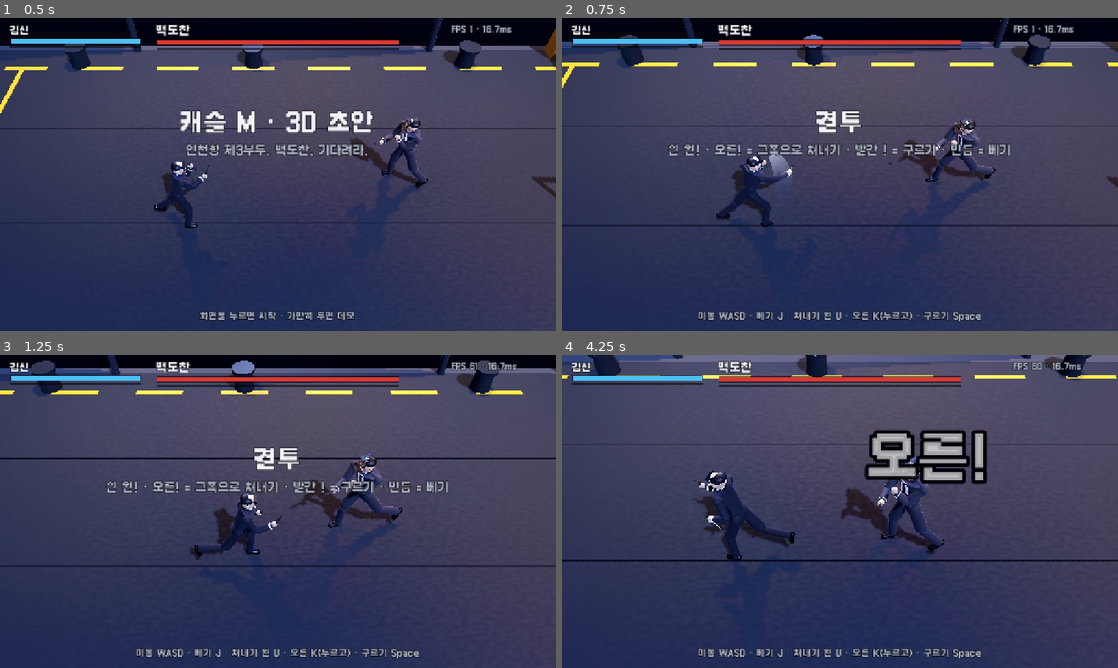
Above: before the commit, frames 1-4 (two rows, left to right).
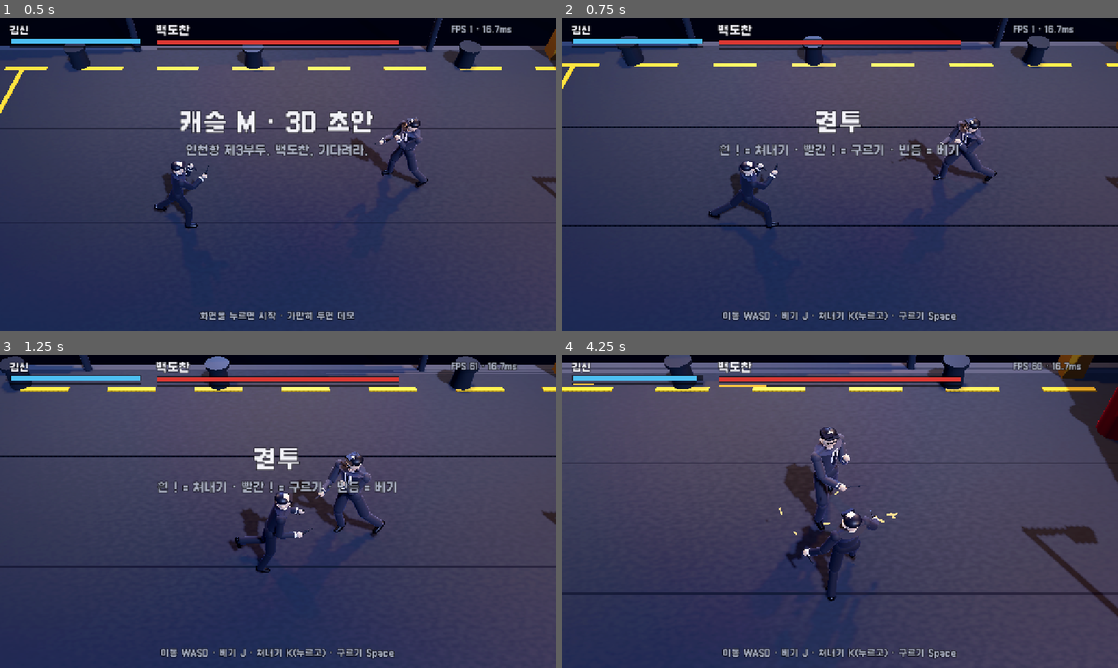
Above: after the commit, the same moments.

Repository: hipiboy7/castle_M3D
Game: Godot game, scene res://main.tscn
The game is run twice, just before and just after one commit, with the same random seed, the same clock (stepped at 60 frames per second) and the same inputs.
Inputs (mouse positions are in pixels of both pictures, inside the frame that each line leads up to):
- Up to frame 1 (0.5 s): no input
- Up to frame 2 (0.75 s): move the mouse to (962, 158) at 0.52 s; hold D (right) from 0.53 s (still down); hold U (parry_l, bound only before the commit) from 0.53 s (still down); tap J (attack) at 0.6 s; click (962, 158) at 0.67 s
- Up to frame 3 (1.25 s): keep holding D (right); keep holding U (parry_l, bound only before the commit)
- Up to frame 4 (4.25 s): release D (right) at 1.25 s; release U (parry_l, bound only before the commit) at 1.25 s; drag from (728, 527) to (812, 574) at 1.27 s; move the mouse to (895, 442) at 2.02 s; hold D (right) 2.03-2.75 s; hold K (parry_r, bound only before the commit) 2.03-2.75 s; tap Space (roll) at 2.3 s; drag from (812, 574) to (673, 464) at 2.77 s; move the mouse to (1006, 558) at 3.52 s; hold A (left) from 3.53 s (still down); tap Z at 3.6 s; tap X at 3.8 s

Frame 1 is identical in both runs. In frame 2, 5.5% of the frame differs, in the area x 0-100%, y 0-98%; in frame 3, 13%; in frame 4, 24%, in the area x 0-100%, y 0-100%.

Commit message:
쳐내기 버튼 하나로 되돌림 · 왼쪽 · 오른쪽은 쳐내는 동작 방향만 · 늦은 쳐내기 6프레임 · 맞은 자리 불꽃 빛 줄임
폰 리뷰(사용자): "타이밍이 맞으면 쳐내지는 방향을 그렇게 만들어달라는 거였어. 쳐내기 버튼은 하나로 … 조금 더 늦게 눌러도 되도록"
- world.gd LATE_PARRY: 서 있던 김신이 쳐낼 수 있는 공격에 닿으면 맞음을 6프레임 미루고, 그 사이 누르면 쳐내기(보스 쪽은 미루지 않음)
- 쳐내는 팔: 누를 때 상대 공격 쪽 팔을 세우고, 성공하면 맞은 공격 쪽 팔로 튕김(FLICK 좌우 뒤집기)
- 준비 자세가 일찍 보이게 ease-out, 맞은 자리 점광 3.0 → 1.0 · 반경 4 → 1.6m
- 테스트: 반대쪽 막기 → 늦은 쳐내기 · 안 누르면 미룬 맞음 (12개)

Co-Authored-By: Claude Opus 5.5 <noreply@anthropic.com>

Diff:
--- a/src/combat/boss_ai.gd
+++ b/src/combat/boss_ai.gd
@@ -4,7 +4,6 @@
 ## 초안에서 뺀 것: 쓸어 베기(점프가 없다) · 손등 받기 · 엇박 찌르기(원조) · 동요 · 전력 컷인 연출.
 
 const Fighter = preload("res://src/combat/fighter.gd")
-const Moves = preload("res://src/data/moves.gd")
 
 const PATTERNS := {
 	"sashimi3": [["b_slash1", 6], ["b_slash2", 8], ["b_thrust", 0]],
@@ -83,7 +82,6 @@
 		seen_attack = foe.attack_id
 		if rng.randf() < parry_rate:
 			it["parry"] = true
-			it["parry_side"] = Moves.parry_side(foe.move)
 			it["parry_held"] = true
 			parry_hold = Fighter.PARRY_MIN + 2
 			return it
--- a/src/combat/bot.gd
+++ b/src/combat/bot.gd
@@ -1,5 +1,5 @@
 extends RefCounted
-## 자동 플레이 봇 (김신 쪽) — 예고 표시만 보고 받는다: 흰 ! 는 표시된 쪽(왼 · 오른)으로 쳐내기, 빨간 ! 는 구르기.
+## 자동 플레이 봇 (김신 쪽) — 예고 표시만 보고 받는다: 흰 ! 는 쳐내기, 빨간 ! 는 구르기.
 ## castle_M BotController 처럼 '표시만 보고 이길 수 있는지'로 예고의 공정성을 확인하고, 데모 · 자동 점검에 쓴다.
 ## skill 은 제때 누를 확률(사람처럼 가끔 놓친다). 같은 시드면 같은 결과.
 
@@ -38,7 +38,6 @@
 			answered = foe.attack_id
 			if rng.randf() < skill:
 				it["parry"] = true
-				it["parry_side"] = tel[2]
 				it["parry_held"] = true
 				hold = Fighter.PARRY_MIN
 			return it
--- a/src/combat/fighter.gd
+++ b/src/combat/fighter.gd
@@ -9,7 +9,7 @@
 const ROLL_T := 20
 const ROLL_IFRAMES := Vector2i(2, 14)
 const ROLL_DIST := 2.2
-const PARRY_WINDOW := 7          # 누른 뒤 이 프레임 안에 들어오는 쪽(Moves.parry_side)으로 받으면 '쳐내기'
+const PARRY_WINDOW := 7          # 누른 뒤 이 프레임 안에 칼을 받으면 '칼날 쳐내기' (늦게 누른 것은 world.gd LATE_PARRY)
 const PARRY_MIN := 12            # 짧게 눌러도 이만큼은 막는 자세
 const PARRY_END := 8             # 막기를 풀고 돌아오는 동안은 빈틈
 const PARRY_SPAM := 24           # 막기를 푼 뒤 이 안에 다시 누르면 판정 창이 줄어든다
@@ -53,8 +53,7 @@
 var intent := {}
 var buf_attack := 0
 var buf_parry := 0
-var buf_parry_side := "R"
-var parry_side := "R"            # 지금 쳐내는 쪽 (L 왼 · R 오른, 내 기준) — 반대쪽이면 막기만 된다
+var parry_side := "R"            # 쳐내는 동작 방향 (L 왼팔 · R 오른팔, 그림용) — 판정과 관계없다
 var buf_roll := 0
 var parry_bonus := 0
 var last_parry_end := -999
@@ -123,14 +122,14 @@
 	return state == "parry" and t <= PARRY_WINDOW + parry_bonus + parry_extra
 
 
-## 예고: [종류, 판정까지 남은 프레임, 쳐낼 쪽] — 종류 parry(흰 !) · unblock(빨간 !), 쪽은 받는 사람 기준 L · R. 없으면 [].
+## 예고: [종류, 판정까지 남은 프레임] — 종류 parry(흰 !) · unblock(빨간 !). 예고가 없으면 [].
 func telegraph() -> Array:
 	if state != "attack" or str(move["telegraph"]) == "":
 		return []
 	var left := int(move["startup"]) - t
 	if left < 0:
 		return []
-	return [str(move["telegraph"]), left, Moves.parry_side(move)]
+	return [str(move["telegraph"]), left]
 
 
 func dir_to(other) -> Vector2:
@@ -148,7 +147,6 @@
 		buf_attack = ATTACK_BUFFER
 	if intent.get("parry", false):
 		buf_parry = PARRY_BUFFER
-		buf_parry_side = str(intent.get("parry_side", "R"))
 	if intent.get("roll", false):
 		buf_roll = ROLL_BUFFER
 
@@ -156,8 +154,6 @@
 func _decay_buffers() -> void:
 	buf_attack = ATTACK_BUFFER if intent.get("attack", false) else maxi(0, buf_attack - 1)
 	buf_parry = PARRY_BUFFER if intent.get("parry", false) else maxi(0, buf_parry - 1)
-	if intent.get("parry", false):
-		buf_parry_side = str(intent.get("parry_side", "R"))
 	buf_roll = ROLL_BUFFER if intent.get("roll", false) else maxi(0, buf_roll - 1)
 
 
@@ -182,10 +178,7 @@
 		"attack":
 			_tick_attack()
 		"parry":
-			if buf_parry > 0 and buf_parry_side != parry_side:
-				_start_parry()                       # 반대쪽으로 바꿔 쳐내기 — 다시 누른 셈이라 판정 창이 줄어든다
-				parry_bonus = -3
-			elif t >= PARRY_MIN and not intent.get("parry_held", false):
+			if t >= PARRY_MIN and not intent.get("parry_held", false):
 				last_parry_end = clock
 				set_state("parry_end")
 		"parry_end":
@@ -309,7 +302,9 @@
 
 func _start_parry() -> void:
 	buf_parry = 0
-	parry_side = buf_parry_side
+	var tg = target()
+	if tg != null and tg.state == "attack":
+		parry_side = Moves.parry_side(tg.move)      # 상대가 내는 공격 쪽 팔을 세운다
 	parry_bonus = -3 if clock - last_parry_end < PARRY_SPAM else 0
 	set_state("parry")
 
--- a/src/combat/world.gd
+++ b/src/combat/world.gd
@@ -1,5 +1,5 @@
 extends RefCounted
-## 결투 판정 — 공격 판정 · 구르기 무적 · 왼쪽 · 오른쪽 쳐내기 · 막기 · 체간 · 빈틈 · 제압 · 역경직 · 페이즈.
+## 결투 판정 — 공격 판정 · 구르기 무적 · 칼날 쳐내기(늦은 쳐내기) · 막기 · 체간 · 빈틈 · 제압 · 역경직 · 페이즈.
 ## castle_M `castle_m/action/combat.py` 와 P2 설계서 8.3절(보스 규칙)의 수치를 초안 크기로 옮겼다.
 ## 순수 로직이라 테스트(tests/test_combat.gd)와 자동 플레이(--autoplay)가 그림 없이 돌린다.
 
@@ -13,6 +13,8 @@
 const FINISHER_CAP_BOSS := 0.08          # 보스에게 제압 피해는 최대 체력의 8%
 const PHASE2_AT := 0.55                  # 1차 체력 바닥 — 여기서 2차로
 const PHASE2_FREEZE := 50                # 2차로 넘어가는 동안 멈춤(컷인)
+const LATE_PARRY := 6                    # 늦은 쳐내기: 서 있던 김신이 맞으면 맞음을 이만큼 미루고, 그 사이 누르면 쳐내기
+                                         # (휘두름이 보이는 순간이 판정 순간이라 보고 누르면 늦다 — castle_common rules/전투_쳐내기.md 1절)
 
 var fighters: Array = []
 var frame := 0
@@ -22,6 +24,7 @@
 var bounds := Rect2(-6.6, -3.6, 13.2, 7.4)
 var over := ""                           # "" / win / lose
 var phase := 1
+var pending: Array = []                  # 미룬 맞음 [공격자, 맞는 사람, 기술, 맞은 자리, 남은 프레임]
 var stats := {"hits": 0, "parries": 0, "boss_parries": 0, "dodges": 0, "blocks": 0, "staggers": 0}
 
 
@@ -63,7 +66,24 @@
 	for f in fighters:
 		f.pos.x = clampf(f.pos.x, bounds.position.x, bounds.end.x)
 		f.pos.y = clampf(f.pos.y, bounds.position.y, bounds.end.y)
+	_tick_pending()
 	_hits()
+
+
+## 미룬 맞음: 그 사이 쳐내기를 눌렀으면 쳐내기, 시간이 다 됐거나 다른 행동을 시작했으면 그대로 맞는다
+func _tick_pending() -> void:
+	for p in pending.duplicate():
+		var a = p[0]
+		var d = p[1]
+		p[4] -= 1
+		if over != "" or not d.alive():
+			pending.erase(p)
+		elif d.parry_open() and _faces(d, a):
+			pending.erase(p)
+			_parry(a, d, p[3], p[2])
+		elif p[4] <= 0 or not d.can_act():
+			pending.erase(p)
+			_take_hit(a, d, p[2], p[3])
 
 
 func _separate() -> void:
@@ -129,9 +149,8 @@
 		events.append(["dodge", d, at])
 		return
 	var parryable: bool = mv["parryable"]
-	# 쳐내기는 들어오는 쪽(칼날 · 주먹 · 발차기 모두)으로 받아야 한다. 반대쪽이거나 늦으면 막기만 된다
-	if parryable and d.parry_open() and d.parry_side == Moves.parry_side(mv) and _faces(d, a):
-		_parry(a, d, at)
+	if parryable and d.parry_open() and _faces(d, a):
+		_parry(a, d, at, mv)
 		return
 	if parryable and d.state == "parry" and _faces(d, a):
 		stats["blocks"] += 1
@@ -144,7 +163,14 @@
 			_stagger(d)
 		_check_hp(d)
 		return
-	# 맞음
+	if parryable and not d.is_boss and d.can_act() and _faces(d, a) and LATE_PARRY > 0:
+		pending.append([a, d, mv, at, LATE_PARRY])
+		return
+	_take_hit(a, d, mv, at)
+
+
+func _take_hit(a, d, mv: Dictionary, at: Vector3) -> void:
+	var push: Vector2 = a.dir_to(d)
 	var dmg: float = float(mv["damage"]) * a.dmg_k
 	if str(mv["name"]).ends_with("finisher") and d.state == "stagger":
 		if d.is_boss:
@@ -172,8 +198,8 @@
 	_check_hp(d)
 
 
-func _parry(a, d, at: Vector3) -> void:
-	var mv: Dictionary = a.move
+func _parry(a, d, at: Vector3, mv: Dictionary) -> void:
+	d.parry_side = Moves.parry_side(mv)          # 쳐내는 동작 방향(그림) — 들어오는 쪽 팔로 튕긴다
 	# 보스가 김신을 쳐내면 휘청이 짧다 (맞받아 베기를 다시 쳐낼 수 있게) — castle_M P2 설계서 8.3
 	var k := 0.35 if d.is_boss else 2.2
 	var bonus := 0.0 if d.is_boss else 22.0
--- a/src/data/moves.gd
+++ b/src/data/moves.gd
@@ -81,7 +81,7 @@
 	return d
 
 
-## 쳐내야 하는 쪽 (막는 사람 기준 L · R) — 칼날 · 주먹 · 발차기 모두 들어오는 쪽으로 받아야 쳐내진다.
+## 쳐내는 동작 방향 (받는 사람 기준 L 왼팔 · R 오른팔, 그림용) — 판정은 쪽과 관계없다(castle_common rules/전투_쳐내기.md 2절).
 ## 들어오는 쪽(치는 사람 기준): 바로 베기(slash)는 오른쪽, 되베기(slash_back)는 왼쪽(fx3d.swing 궤적이 시작하는 쪽),
 ## 찌르기 · 주먹 · 발차기는 그 손 · 발("hand"). 마주 보고 있으니 치는 사람의 오른쪽은 막는 사람의 왼쪽이다.
 static func parry_side(mv: Dictionary) -> String:
--- a/src/main.gd
+++ b/src/main.gd
@@ -109,7 +109,7 @@
 func _setup_input() -> void:
 	var keys := {
 		"left": [KEY_A, KEY_LEFT], "right": [KEY_D, KEY_RIGHT], "up": [KEY_W, KEY_UP], "down": [KEY_S, KEY_DOWN],
-		"attack": [KEY_J, KEY_Z], "parry_l": [KEY_U, KEY_X], "parry_r": [KEY_K, KEY_V], "roll": [KEY_SPACE, KEY_L, KEY_C],
+		"attack": [KEY_J, KEY_Z], "parry": [KEY_K, KEY_X], "roll": [KEY_SPACE, KEY_L, KEY_C],
 	}
 	for act in keys:
 		if not InputMap.has_action(act):
@@ -187,16 +187,15 @@
 		hud.message("데모", "봇이 예고만 보고 싸운다 — 누르면 직접", 2.5)
 		hud.set_hint("데모 · 누르면 직접 싸우기")
 	else:
-		hud.message("결투", "흰 왼! · 오른! = 그쪽으로 쳐내기 · 빨간 ! = 구르기 · 빈틈 = 베기", 2.5)
-		hud.set_hint("" if touch.visible else "이동 WASD · 베기 J · 쳐내기 왼 U · 오른 K(누르고) · 구르기 Space")
+		hud.message("결투", "흰 ! = 쳐내기 · 빨간 ! = 구르기 · 빈틈 = 베기", 2.5)
+		hud.set_hint("" if touch.visible else "이동 WASD · 베기 J · 쳐내기 K(누르고) · 구르기 Space")
 	if not music.playing:
 		_music("boss")
 
 
 func _pressed_anything() -> bool:
 	return Input.is_action_just_pressed("attack") or Input.is_action_just_pressed("roll") \
-		or Input.is_action_just_pressed("parry_l") or Input.is_action_just_pressed("parry_r") \
-		or not touch.take_edges().is_empty() \
+		or Input.is_action_just_pressed("parry") or not touch.take_edges().is_empty() \
 		or Input.is_mouse_button_pressed(MOUSE_BUTTON_LEFT)
 
 
@@ -239,15 +238,11 @@
 	if touch.stick.length() > 0.12:
 		mv = touch.stick.limit_length(1.0)
 	var e: Dictionary = touch.take_edges()
-	var pl: bool = Input.is_action_just_pressed("parry_l") or e.has("parry_l")
-	var pr: bool = Input.is_action_just_pressed("parry_r") or e.has("parry_r")
 	return {
 		"move": mv, "face": d["hero"].dir_to(d["boss"]),
 		"attack": Input.is_action_just_pressed("attack") or e.has("attack"),
-		"parry": pl or pr,
-		"parry_side": "L" if pl else "R",
-		"parry_held": Input.is_action_pressed("parry_l") or Input.is_action_pressed("parry_r") \
-			or touch.held("parry_l") or touch.held("parry_r"),
+		"parry": Input.is_action_just_pressed("parry") or e.has("parry"),
+		"parry_held": Input.is_action_pressed("parry") or touch.held("parry"),
 		"roll": Input.is_action_just_pressed("roll") or e.has("roll"),
 	}
 
--- a/src/ui/touch_ui.gd
+++ b/src/ui/touch_ui.gd
@@ -1,5 +1,5 @@
 extends Control
-## 터치 조작 — 왼쪽 절반 어디든 누르면 그 자리가 스틱 가운데(따라오는 스틱), 오른쪽 아래 버튼 넷: 베기 · 왼 쳐내기 · 오른 쳐내기(누르고 있기) · 구르기.
+## 터치 조작 — 왼쪽 절반 어디든 누르면 그 자리가 스틱 가운데(따라오는 스틱), 오른쪽 아래 버튼 셋: 베기 · 쳐내기(누르고 있기) · 구르기.
 ## main.gd 가 매 프레임 stick · take_edges() · held() 로 읽는다(키보드와 같은 동작 이름 — castle_M engine/input.py 와 같은 생각).
 
 const COL_RING := Color(1, 1, 1, 0.28)
@@ -17,8 +17,7 @@
 var _edges := {}
 var buttons := [
 	{"id": "attack", "label": "베기", "r": 82.0, "off": Vector2(-150, -150)},
-	{"id": "parry_r", "label": "오른쪽", "r": 60.0, "off": Vector2(-300, -100)},
-	{"id": "parry_l", "label": "왼쪽", "r": 60.0, "off": Vector2(-440, -100)},
+	{"id": "parry", "label": "쳐내기", "r": 64.0, "off": Vector2(-300, -100)},
 	{"id": "roll", "label": "구르기", "r": 64.0, "off": Vector2(-120, -320)},
 ]
 
--- a/src/view/fx3d.gd
+++ b/src/view/fx3d.gd
@@ -156,7 +156,7 @@
 
 func hit(at: Vector3, heavy: bool) -> void:
 	spark(at, Color(1.0, 0.78, 0.45), 22 if heavy else 12, 5.5 if heavy else 4.0)
-	flash(at, Color(1.0, 0.7, 0.4), 3.0 if heavy else 1.8)
+	flash(at, Color(1.0, 0.7, 0.4), 1.0 if heavy else 0.6, 0.1, 1.6)   # 몸 전체를 비추지 않게 약하고 좁게(폰 리뷰 2026-10-26)
 
 
 func parry(at: Vector3) -> void:
--- a/src/view/puppet3d.gd
+++ b/src/view/puppet3d.gd
@@ -416,7 +416,7 @@
 func _locomotion(f, dt: float) -> Dictionary:
 	var p: Dictionary = guard_pose.duplicate()
 	if f.flick_t > 0:
-		p = _merge(p, P.FLICK)
+		p = _merge(p, P.FLICK if f.parry_side == "R" else _mirror(P.FLICK))   # 들어오는 쪽 팔로 바깥으로 튕긴다
 	p["chest"] = p["chest"] + Vector3(1.4 * sin(time * 2.3), 0, 0)      # 숨
 	var sp: float = f.speed_now
 	if sp < 0.2:
@@ -466,7 +466,7 @@
 		var u := float(t) / maxf(1.0, su)
 		if shape == "sidekick":
 			return _sidekick_windup(f, u, w)
-		var p := _lerp_pose(guard_pose, w, _ease_in_out(u))
+		var p := _lerp_pose(guard_pose, w, 1.0 - (1.0 - u) * (1.0 - u))   # 준비 자세가 일찍 보이게(처음이 빠르다)
 		for fr in mv["feints"]:
 			if t >= int(fr) and t < int(fr) + 4:
 				p = _lerp_pose(w, s, 0.7)       # 멈칫: 치는 척만 하고 몸은 다시 준비로
@@ -520,6 +520,22 @@
 	return lying
 
 
+## 좌우 뒤집기: 팔다리 r · l 을 맞바꾸고(팔다리 각도는 _limb 가 쪽마다 뒤집는다) 몸통 · 머리의 좌우 돌림(y · z)을 뒤집는다
+func _mirror(p: Dictionary) -> Dictionary:
+	var q := {}
+	for k in p:
+		var v = p[k]
+		var nk: String = k
+		if k.ends_with("_r"):
+			nk = k.substr(0, k.length() - 2) + "_l"
+		elif k.ends_with("_l"):
+			nk = k.substr(0, k.length() - 2) + "_r"
+		elif v is Vector3:
+			v = Vector3(v.x, -v.y, -v.z)
+		q[nk] = v
+	return q
+
+
 func _update_flash(f) -> void:
 	var on: bool = f.flash > 0 and (f.flash / 2) % 2 == 0
 	var col := Color(0.12, 0.1, 0.09) if on else Color(0, 0, 0)
@@ -544,11 +560,9 @@
 	var left: int = tg[1]
 	var big := left <= 6
 	tele.visible = true
-	# 흰 ! 는 쳐낼 쪽(받는 사람 기준)을 글자로 적고, 공격이 들어오는 쪽(치는 사람 기준 반대 손)으로 비켜 띄운다
-	var side: String = tg[2]
-	tele.text = ("왼!" if side == "L" else "오른!") if kind == "parry" else "!"
-	tele.font_size = 80 if kind == "parry" else 96
-	tele.position = Vector3((0.42 if side == "L" else -0.42) if kind == "parry" else 0.0, 2.22, 0)
+	tele.text = "!"
+	tele.font_size = 96
+	tele.position = Vector3(0, 2.22, 0)
 	var col := Color(1, 1, 1) if kind == "parry" else Color(1.0, 0.22, 0.18)
 	col.a = 0.5 if big and left % 2 == 1 else 1.0
 	tele.modulate = col
--- a/tests/test_combat.gd
+++ b/tests/test_combat.gd
@@ -4,6 +4,7 @@
 const Duel = preload("res://src/combat/duel.gd")
 const Fighter = preload("res://src/combat/fighter.gd")
 const Moves = preload("res://src/data/moves.gd")
+const World = preload("res://src/combat/world.gd")
 
 var failures: Array = []
 
@@ -58,7 +59,7 @@
 	_tick(d, {}, {"use": "b_slash1"})                       # 준비 14 → 판정 15
 	for i in 10:
 		_tick(d)
-	_tick(d, {"parry": true, "parry_side": "L", "parry_held": true})   # 판정 4프레임 전 · 오른쪽 베기는 왼쪽으로 받는다
+	_tick(d, {"parry": true, "parry_held": true})           # 판정 4프레임 전
 	var seen := false
 	for i in 12:
 		_tick(d, {"parry_held": true})
@@ -70,21 +71,27 @@
 	check(d["hero"].counter_ready > 0, "쳐낸 쪽은 반격 베기를 낼 수 있다")
 
 
-func test_parry_wrong_side_only_blocks() -> void:
+func test_late_parry_after_contact() -> void:
 	var d := _close(0.9)
-	_tick(d, {}, {"use": "b_slash1"})                       # 바로 베기 = 백도찬 오른쪽 → 김신 왼쪽
+	_tick(d, {}, {"use": "b_slash1"})                       # 준비 14 → 판정 15
+	for i in 16:
+		_tick(d)                                            # 판정이 지나도록 아무것도 안 함 → 맞음이 미뤄진다
+	_tick(d, {"parry": true, "parry_held": true})           # 닿은 뒤 늦게 누름
+	var seen := false
 	for i in 10:
-		_tick(d)
-	_tick(d, {"parry": true, "parry_side": "R", "parry_held": true})
-	var parried := false
-	var blocked := false
-	for i in 12:
 		_tick(d, {"parry_held": true})
 		for e in d["world"].events:
-			parried = parried or e[0] == "parry"
-			blocked = blocked or e[0] == "block"
-	check(not parried and blocked, "반대쪽으로 받으면 막기만 된다 (parry %s · block %s)" % [parried, blocked])
-	check(d["hero"].hp < Duel.HERO["hp"], "막기는 피해를 조금 받는다")
+			seen = seen or e[0] == "parry"
+	check(seen, "닿은 뒤 %d프레임 안에 누르면 쳐내기" % World.LATE_PARRY)
+	check(is_equal_approx(d["hero"].hp, Duel.HERO["hp"]), "늦은 쳐내기는 피해가 없다 (hero hp %s)" % d["hero"].hp)
+	check(d["hero"].parry_side == "L", "바로 베기는 왼팔로 튕긴다 (%s)" % d["hero"].parry_side)
+
+
+func test_no_parry_hit_lands_after_grace() -> void:
+	var d := _close(0.9)
+	_tick(d, {}, {"use": "b_slash1"})
+	_run(d, 15 + World.LATE_PARRY + 4)
+	check(d["hero"].hp < Duel.HERO["hp"], "안 누르면 미룬 맞음이 들어온다 (hero hp %s)" % d["hero"].hp)
 
 
 func test_parry_side_by_limb() -> void:
@@ -92,7 +99,7 @@
 	check(Moves.parry_side(Moves.get_move("b_slash2")) == "R", "되베기 → 오른쪽")
 	check(Moves.parry_side(Moves.get_move("b_thrust")) == "L", "오른손 찌르기 → 왼쪽")
 	check(Moves.parry_side(Moves.get_move("b_sidekick")) == "L", "오른발 옆차기 → 왼쪽")
-	check(Moves.parry_side({"shape": "thrust", "hand": "L"}) == "R", "왼손 · 왼발(주먹 · 발차기 포함) → 오른쪽")
+	check(Moves.parry_side({"shape": "thrust", "hand": "L"}) == "R", "왼손 · 왼발(주먹 · 발차기 포함) → 오른팔")
 
 
 func test_unblockable_ignores_parry() -> void:
